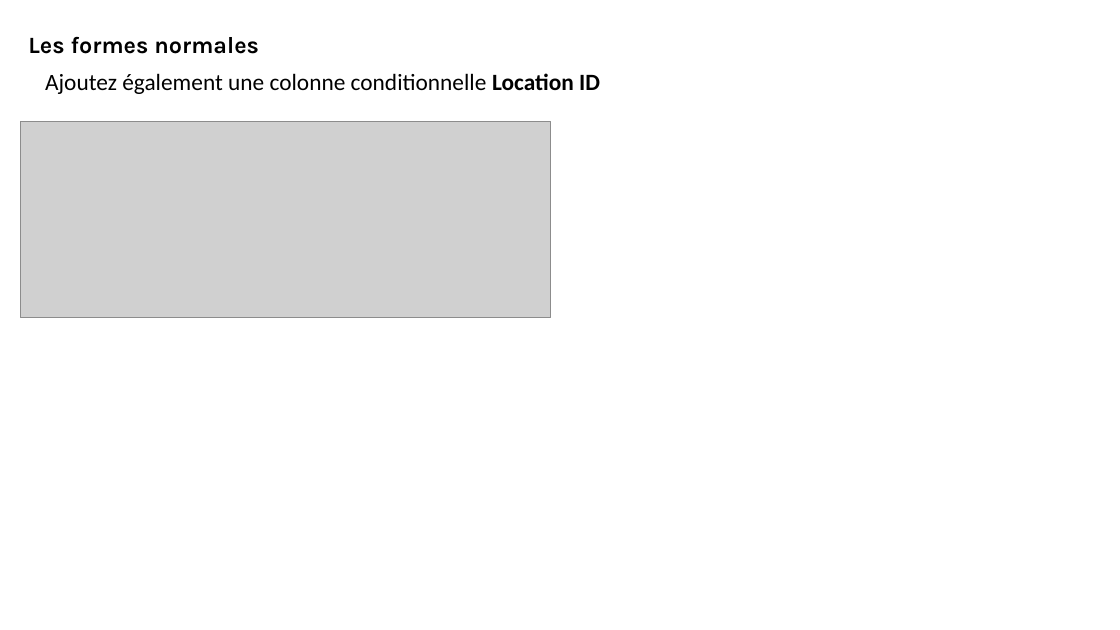
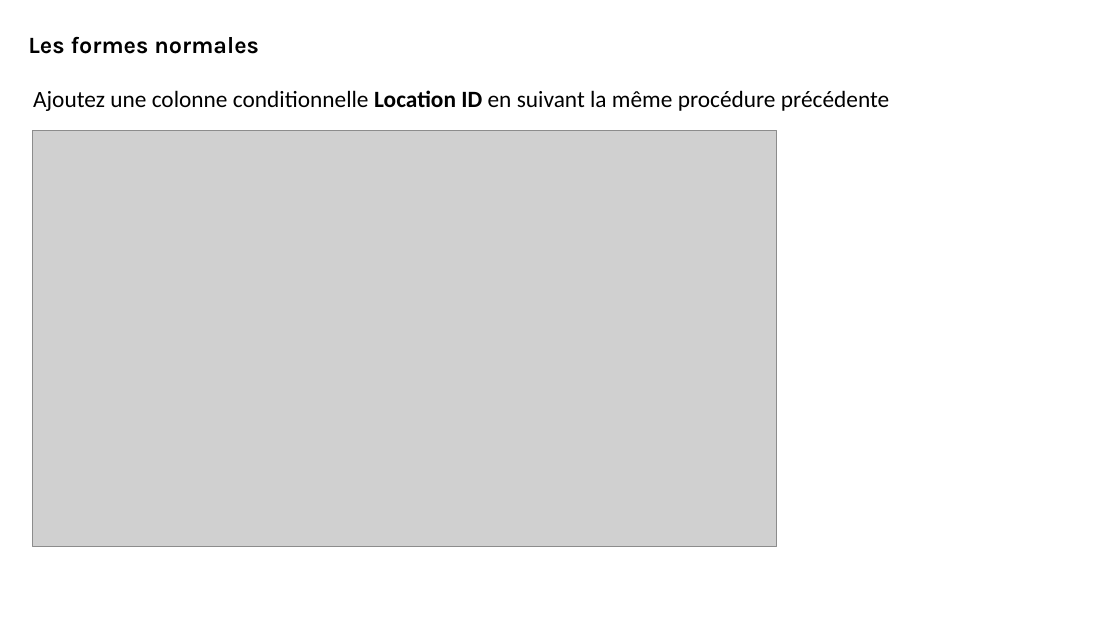
Before and after one commit to bejaouibechir/PowerBI, a slide deck: slide 13 of Français/2.Preparing data/6.Normal forms.pptx (slide 9 before the commit). Drawn at 1120x630 pixels with LibreOffice and Linux fonts; fonts in the diff are those of the drawing; grey boxes stand for pictures. Boxes give left, top, right and bottom in pixels: in the first picture for what was removed or moved away, otherwise in the second. Text is boxed around its words. In the diff, an @@ line names an element or a change of style, - is before the commit and + after.

```diff
--- a/Français/2.Preparing data/6.Normal forms.pptx
+++ b/Français/2.Preparing data/6.Normal forms.pptx
@@ text at (33, 90, 889, 111): text changed @@
-Ajoutez également une colonne conditionnelle Location ID
+Ajoutez une colonne conditionnelle Location ID en suivant la même procédure précédente
@@ picture removed at (20, 121, 551, 318) @@
@@ picture added at (33, 130, 777, 547) @@
```
Also in this commit, not shown: 5 other slides changed, 6 slides added, 1 slide removed, 39 other files.
